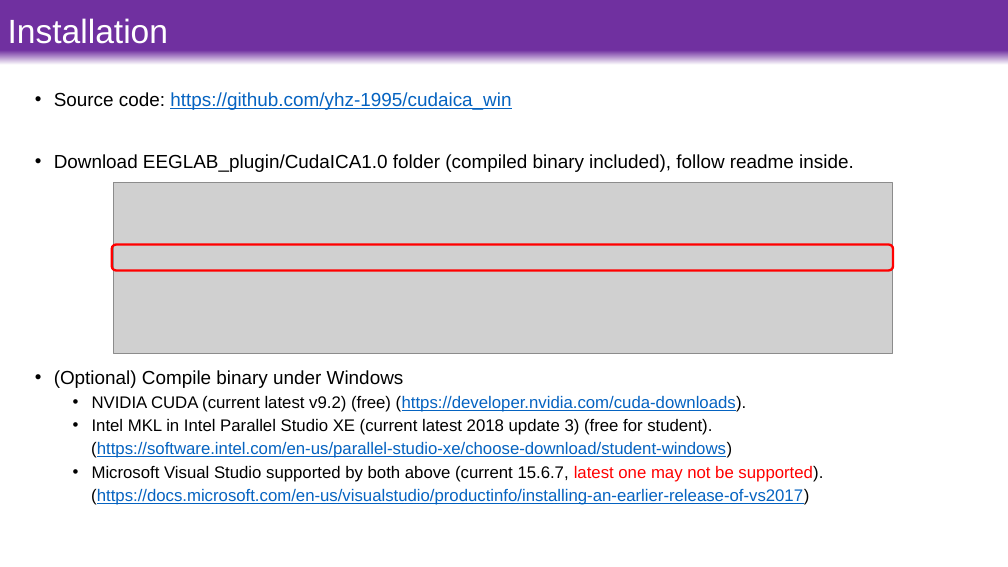
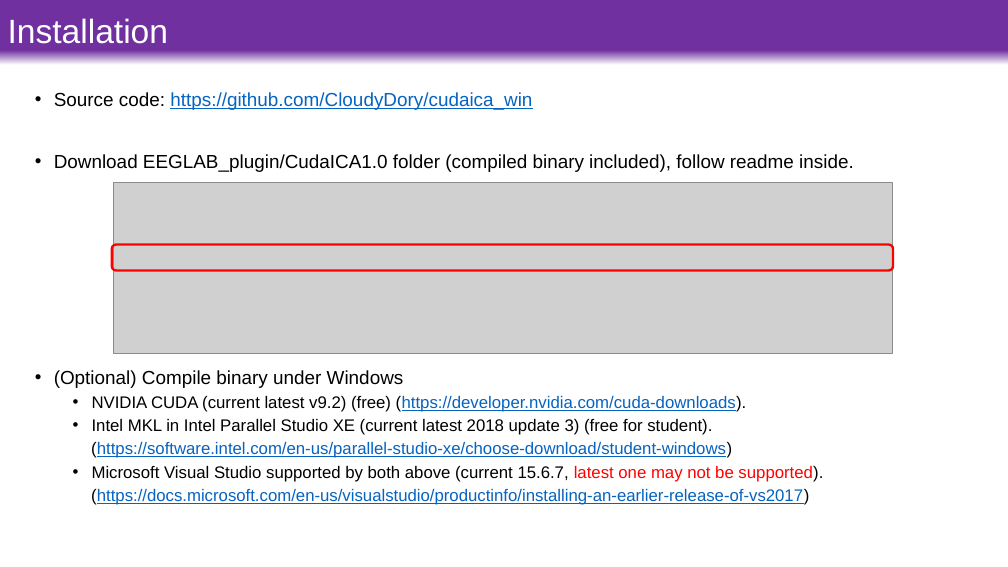
Before and after one commit to CloudyDory/cudaica_win, a slide deck: slide 14 of 2018-09-10 CUDAICA on Windows.pptx. Drawn at 1008x567 pixels with LibreOffice and Linux fonts; fonts in the diff are those of the drawing; grey boxes stand for pictures. Boxes give left, top, right and bottom in pixels: in the first picture for what was removed or moved away, otherwise in the second. Text is boxed around its words. In the diff, an @@ line names an element or a change of style, - is before the commit and + after.

```diff
--- a/2018-09-10 CUDAICA on Windows.pptx
+++ b/2018-09-10 CUDAICA on Windows.pptx
@@ text at (x1=54, y1=92, x2=532, y2=110): text changed @@
-• Source code: https://github.com/yhz-1995/cudaica_win
+• Source code: https://github.com/CloudyDory/cudaica_win
```
Also in this commit, not shown: 26 other files.
